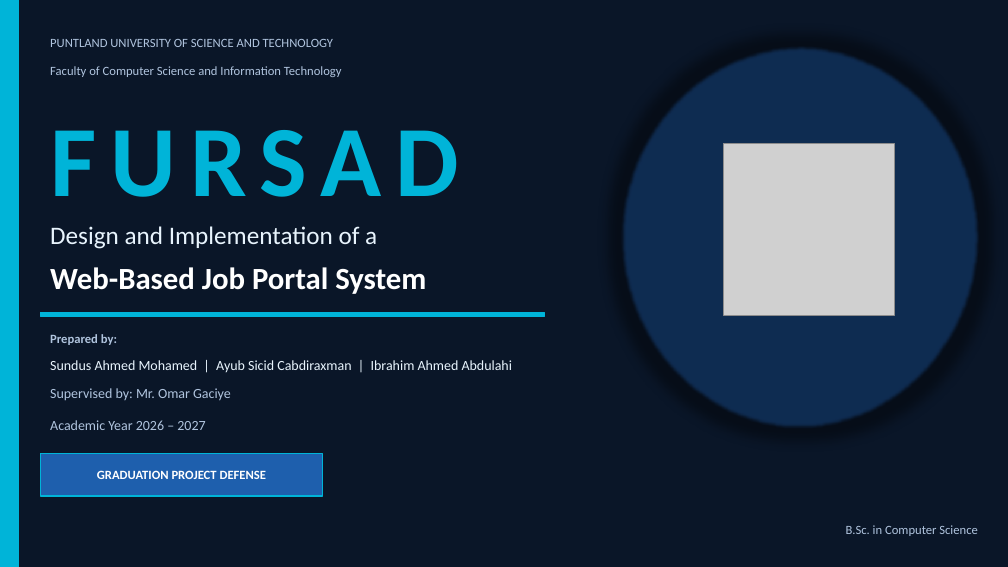
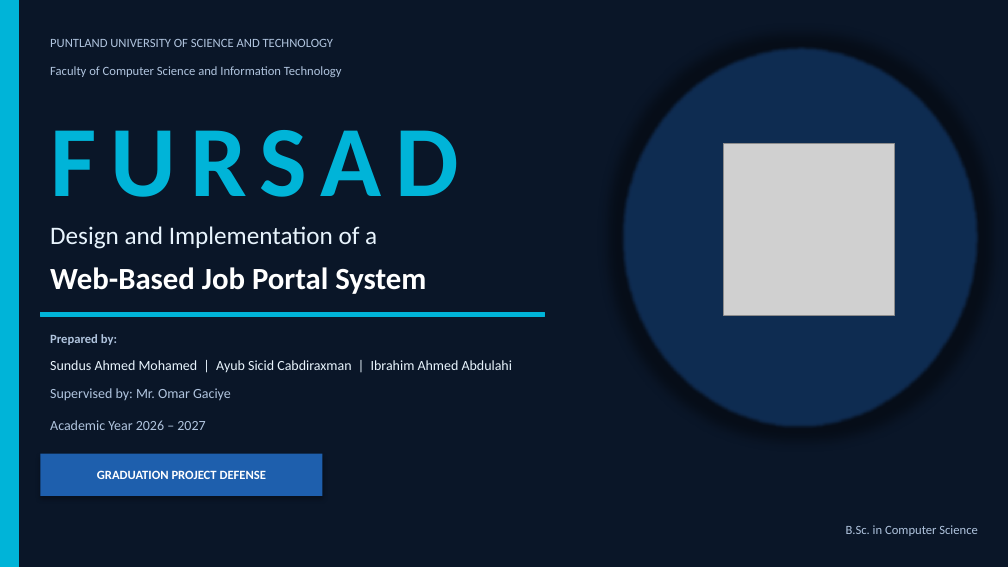
Before and after one commit to ayuu78fge2dy2tswg76fty/jobs, a slide deck: slide 1 of docoments/Fursad.pptx. Drawn at 1008x567 pixels with LibreOffice and Linux fonts; fonts in the diff are those of the drawing; grey boxes stand for pictures. Boxes give left, top, right and bottom in pixels: in the first picture for what was removed or moved away, otherwise in the second. Text is boxed around its words. In the diff, an @@ line names an element or a change of style, - is before the commit and + after.

```diff
--- a/docoments/Fursad.pptx
+++ b/docoments/Fursad.pptx
@@ rectangle at (x1=40, y1=454, x2=323, y2=496): outline #00B4D8 1 pt to none; shadow on @@
```
Also in this commit, not shown: 16 other slides changed, 36 other files.
